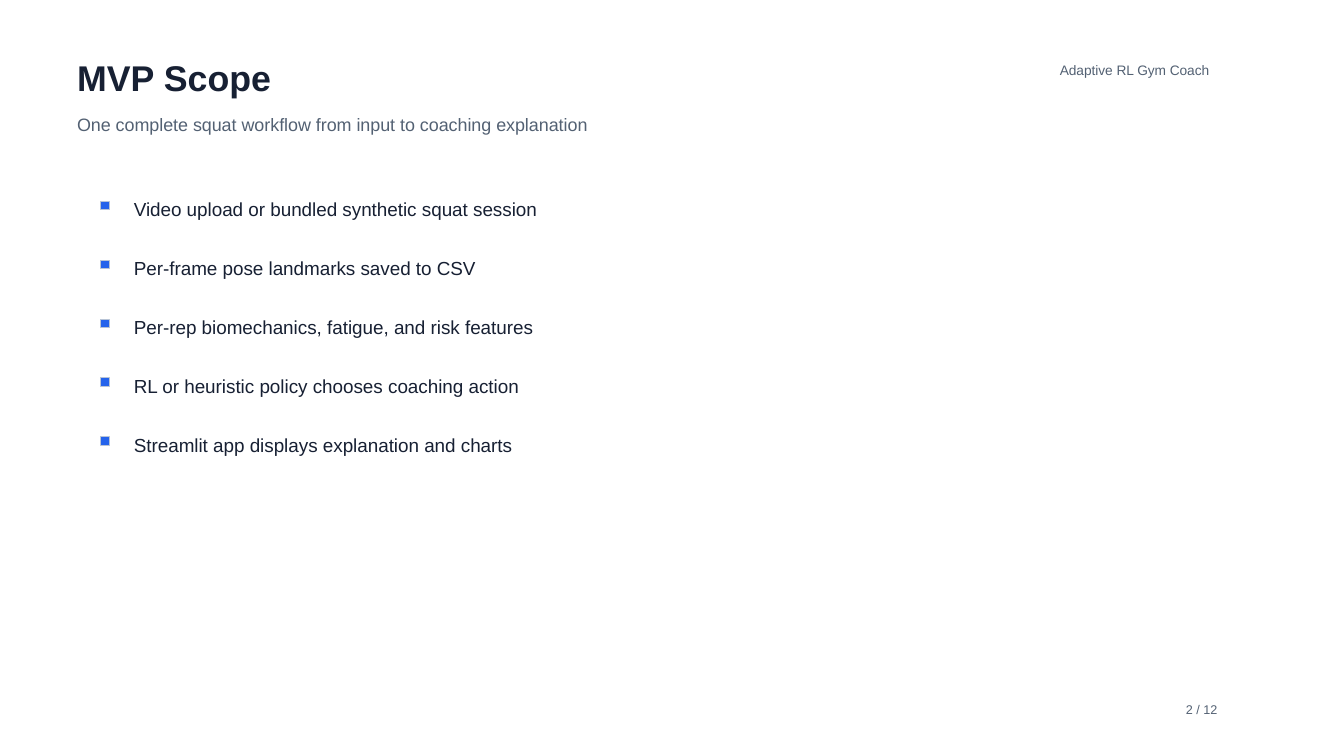
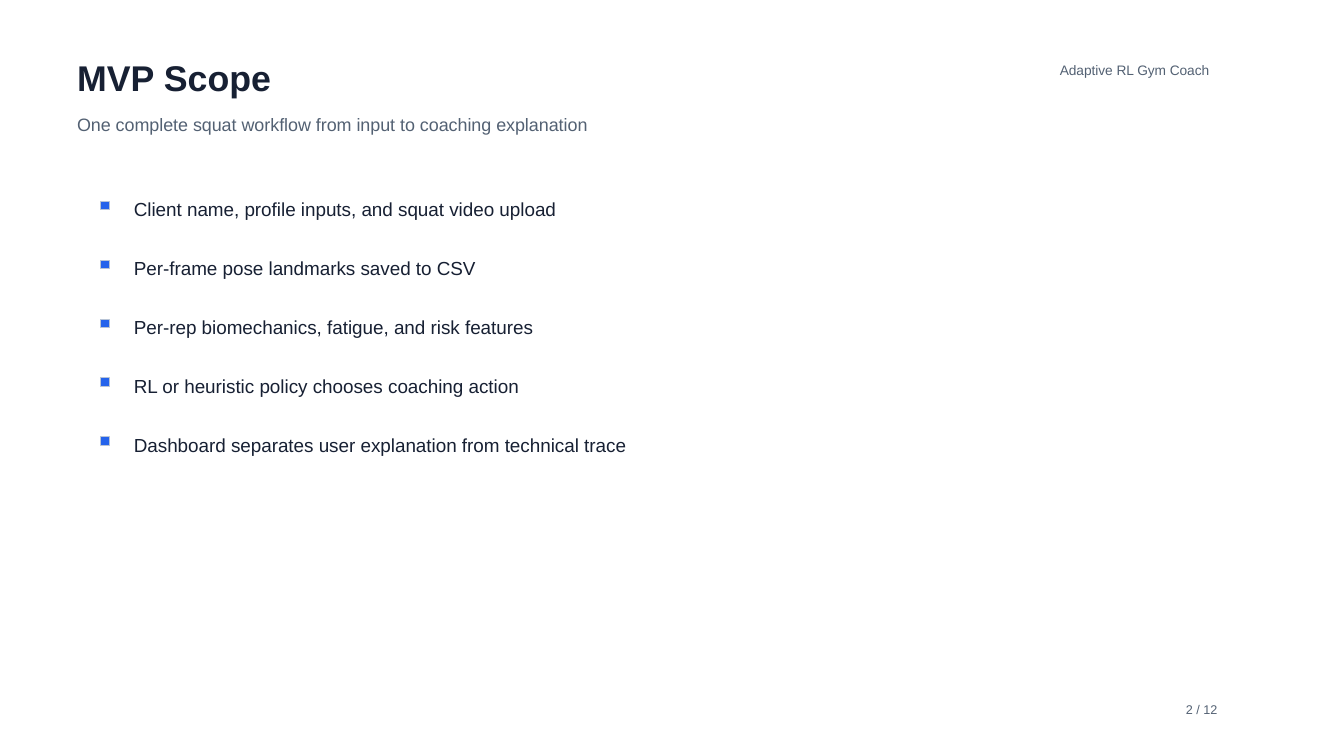
Before and after one commit to Ranbirkumar26/reinforcement_learning_adaptive_gymTrainer, a slide deck: slide 2 of slides/final_adaptive_rl_gym_coach_v3.pptx. Drawn at 1344x756 pixels with LibreOffice and Linux fonts; fonts in the diff are those of the drawing. Boxes give left, top, right and bottom in pixels: in the first picture for what was removed or moved away, otherwise in the second. Text is boxed around its words. In the diff, an @@ line names an element or a change of style, - is before the commit and + after.

```diff
--- a/slides/final_adaptive_rl_gym_coach_v3.pptx
+++ b/slides/final_adaptive_rl_gym_coach_v3.pptx
@@ text at bbox=[134, 202, 555, 220]: text changed @@
-Video upload or bundled synthetic squat session
+Client name, profile inputs, and squat video upload
@@ text at bbox=[134, 438, 626, 456]: text changed @@
-Streamlit app displays explanation and charts
+Dashboard separates user explanation from technical trace
```
Also in this commit, not shown: 1 other slide changed, 1 slide added, 1 slide removed, 12 other files.
